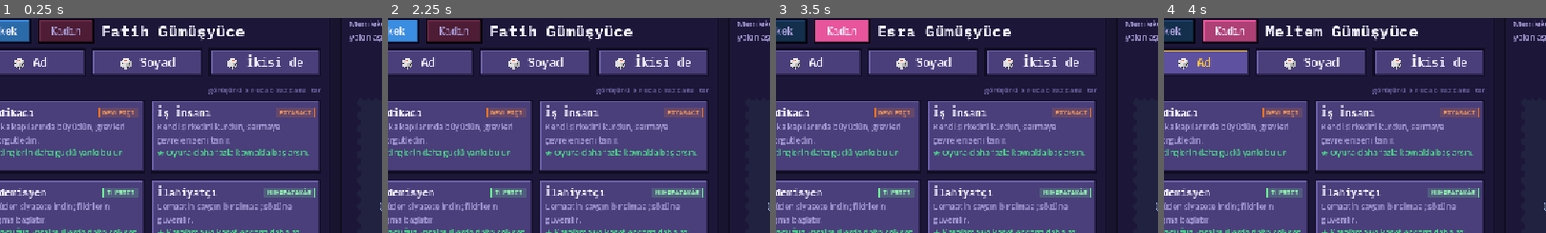
Above: before the commit, frames 1-4 (left to right).
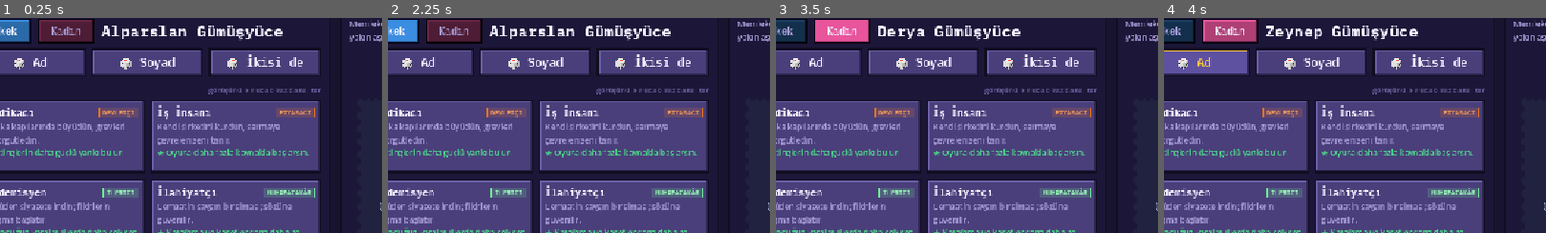
Above: after the commit, the same moments.

Repository: TriQue06/siyaset_oyunu_test_experimental
Game: Godot game, scene res://scenes/PoliticianSetup.tscn
The game is run twice, just before and just after one commit, with the same random seed, the same clock (stepped at 60 frames per second) and the same inputs. This scene is started directly instead of the project's main scene. Sound files missing from this copy of the repository are replaced by a short silence.
Inputs:
- Up to frame 1 (0.25 s): no input
- Up to frame 2 (2.25 s): click "Menü" at 0.5 s; click "Devam Et (ESC)" at 1.25 s; click "Erkek" at 2 s
- Up to frame 3 (3.5 s): click "Kadın" at 2.75 s
- Up to frame 4 (4 s): click "🎲 Ad" at 3.5 s
The pictures show only the part of the screen within x 6-56%, y 19-69%; the shares and areas given below are measured in that part.

The runs differ from the first frame. In frame 1, 1.3% of the frame differs, in the area x 26-74%, y 3-11%; in frame 2, 1.3%; in frame 3, 1.0%; in frame 4, 0.3%.

Commit message:
Sürüm 0.0.125: Ümit ve Özgür sadece erkek adı
Co-Authored-By: Claude Opus 5.5 <noreply@anthropic.com>

Diff:
--- a/siyaset-oyunu/project.godot
+++ b/siyaset-oyunu/project.godot
@@ -11,7 +11,7 @@
 [application]
 
 config/name="Siyaset Oyunu"
-config/version="0.0.124"
+config/version="0.0.125"
 run/main_scene="res://scenes/Lobby.tscn"
 config/quit_on_go_back=false
 config/features=PackedStringArray("4.7", "Forward Plus")
--- a/siyaset-oyunu/scripts/politician_presets.gd
+++ b/siyaset-oyunu/scripts/politician_presets.gd
@@ -67,6 +67,7 @@
 const MALE_NAME_CHANCE := 0.75
 const GENDERS := ["m", "f"]
 const MALE_NAMES := [
+	"Özgür", "Ümit",
 	"Ahmet", "Aras", "Barlas", "Berk", "Cihan", "Doruk", "Emre", "Ferit", "Gökay", "Hakan", "Kaan",
 	"Kerem", "Levent", "Mert", "Nevzat", "Oktay", "Orhun", "Serdar", "Tamer", "Tuncay", "Ufuk",
 	"Vedat", "Yekta", "Zafer", "Arda", "Erkin", "Onur", "Alper", "Atilla", "Bora", "Burak", "Cem",
@@ -88,7 +89,7 @@
 	"Nesrin", "Oya", "Serpil", "Sevim", "Songül", "Şule", "Türkan", "Zerrin", "Tansu", "Meral",
 ]
 const UNISEX_NAMES := [
-	"Deniz", "Özgür", "Ümit", "İlkay",
+	"Deniz", "İlkay",
 ]
 ## Soyad = kök + ek ("Gök" + "yelken" = "Gökyelken"). Yaygın siyasetçi
 ## soyadı kalıpları (-oğlu, -doğan, -demir, -kaya, -han) bilerek yok; -soy,
--- a/siyaset-oyunu/tools/smoke_test_politician.gd
+++ b/siyaset-oyunu/tools/smoke_test_politician.gd
@@ -90,6 +90,7 @@
 		if PP.FEMALE_NAMES.has(PP.random_first_name("m")) or PP.MALE_NAMES.has(PP.random_first_name("f")):
 			gender_ok = false
 	check("ad secilen cinsiyete uyar (unisex ikisinde)", gender_ok and PP.names_for("m").has("Deniz") and PP.names_for("f").has("Deniz"))
+	check("Umit ve Ozgur sadece erkek", not PP.names_for("f").has("Ümit") and not PP.names_for("f").has("Özgür") and PP.names_for("m").has("Ümit") and PP.names_for("m").has("Özgür"))
 	check("istenen adlar var", PP.MALE_NAMES.has("Recep") and PP.MALE_NAMES.has("Necdet") and PP.FEMALE_NAMES.has("Meral") and PP.FEMALE_NAMES.has("Tansu"))
 	var overlap := false
 	for n in PP.MALE_NAMES:
Not shown, changed: siyaset-oyunu/export_presets.cfg
Not shown, added: siyaset-oyunu/tools/politician_click_test.gd.uid
